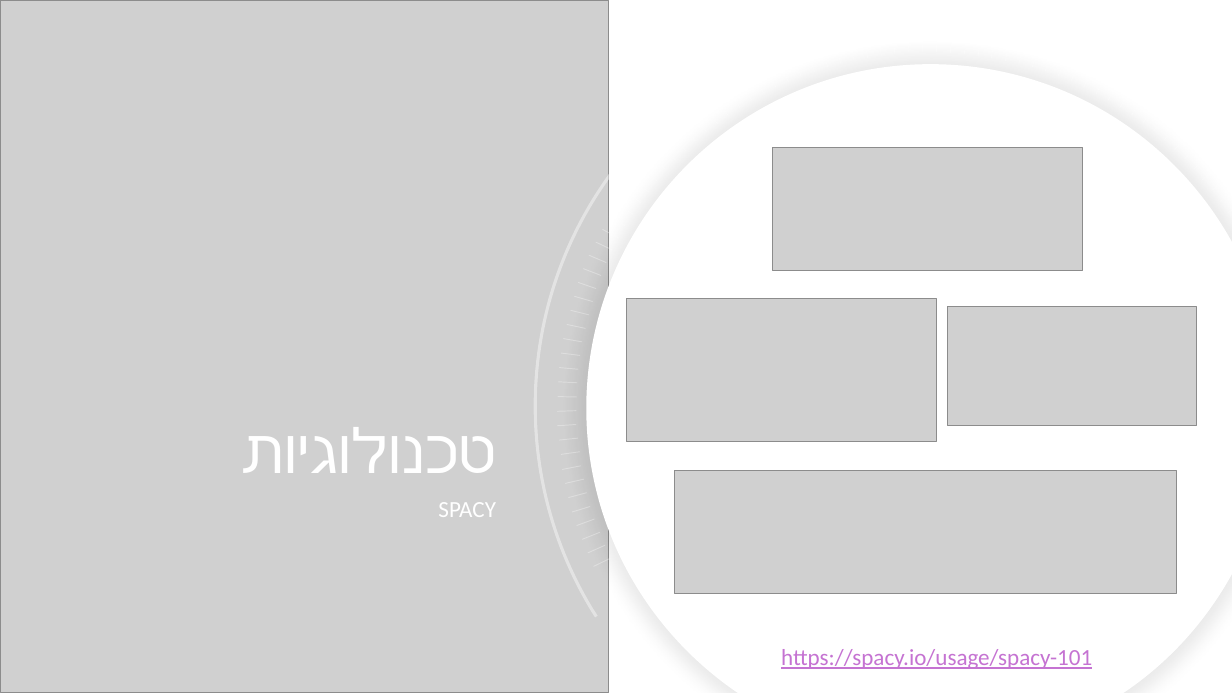
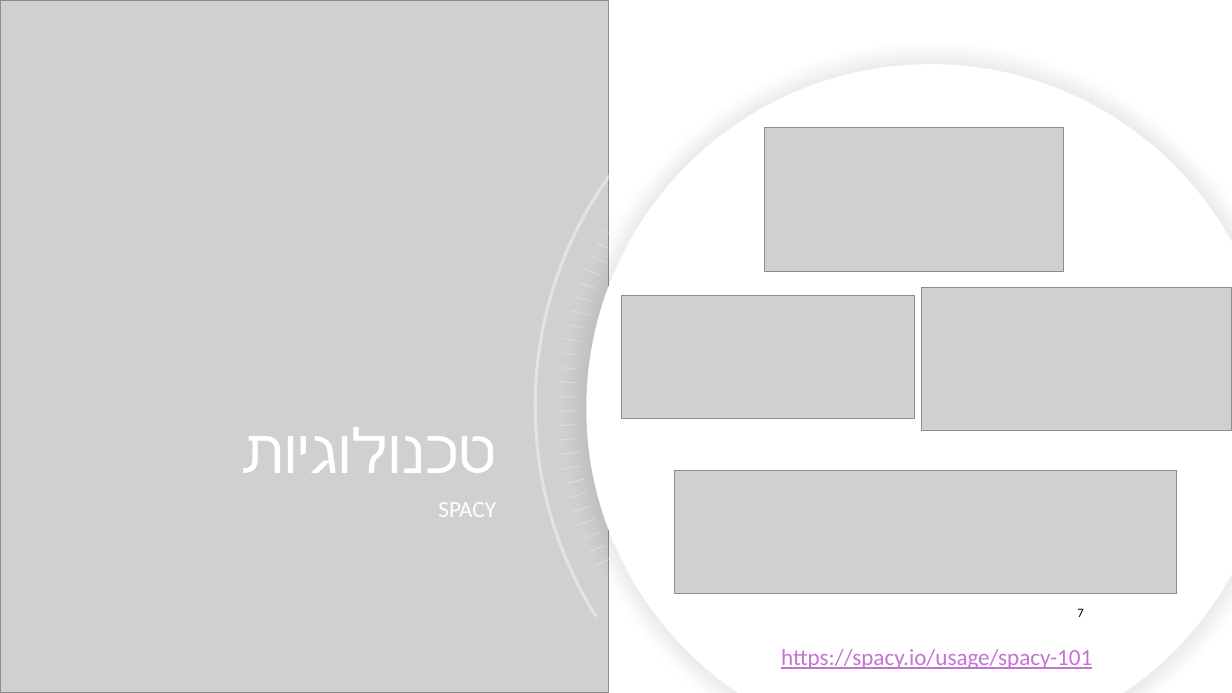
Before and after one commit to DanielKorenDataScience/NLP-FinalProject, a slide deck: slide 7 of NLP-Final Project.pptx. Drawn at 1232x693 pixels with LibreOffice and Linux fonts; fonts in the diff are those of the drawing; grey boxes stand for pictures; background and template pictures are left out. Boxes give left, top, right and bottom in pixels: in the first picture for what was removed or moved away, otherwise in the second. Text is boxed around its words. In the diff, an @@ line names an element or a change of style, - is before the commit and + after.

```diff
--- a/NLP-Final Project.pptx
+++ b/NLP-Final Project.pptx
@@ picture: place and size @@
-picture at <box>948,307,1197,426</box>
+picture at <box>765,128,1065,271</box>
@@ picture: place and size @@
-picture at <box>773,148,1083,271</box>
+picture at <box>621,295,914,418</box>
@@ picture: place and size @@
-picture at <box>627,299,936,441</box>
+picture at <box>922,287,1232,430</box>
@@ page number added at <box>1077,608,1083,617</box>, 10 pt, text #000000 @@
+7
```
Also in this commit, not shown: 13 other slides changed, 3 slides removed, 3 other files.
